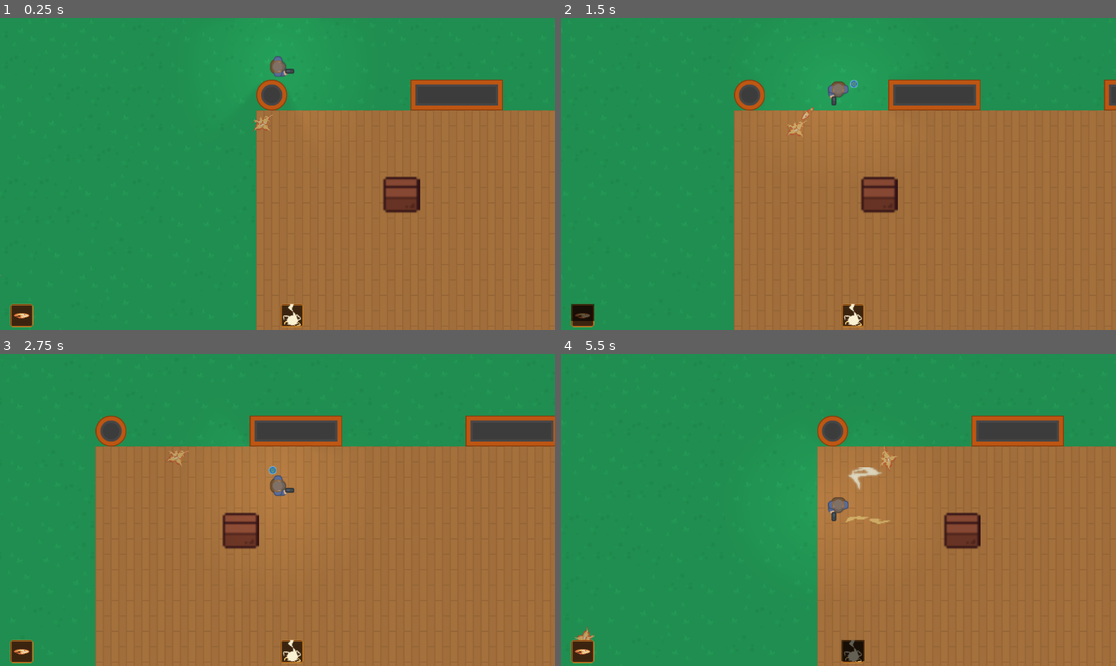
Above: before the commit, frames 1-4 (two rows, left to right).
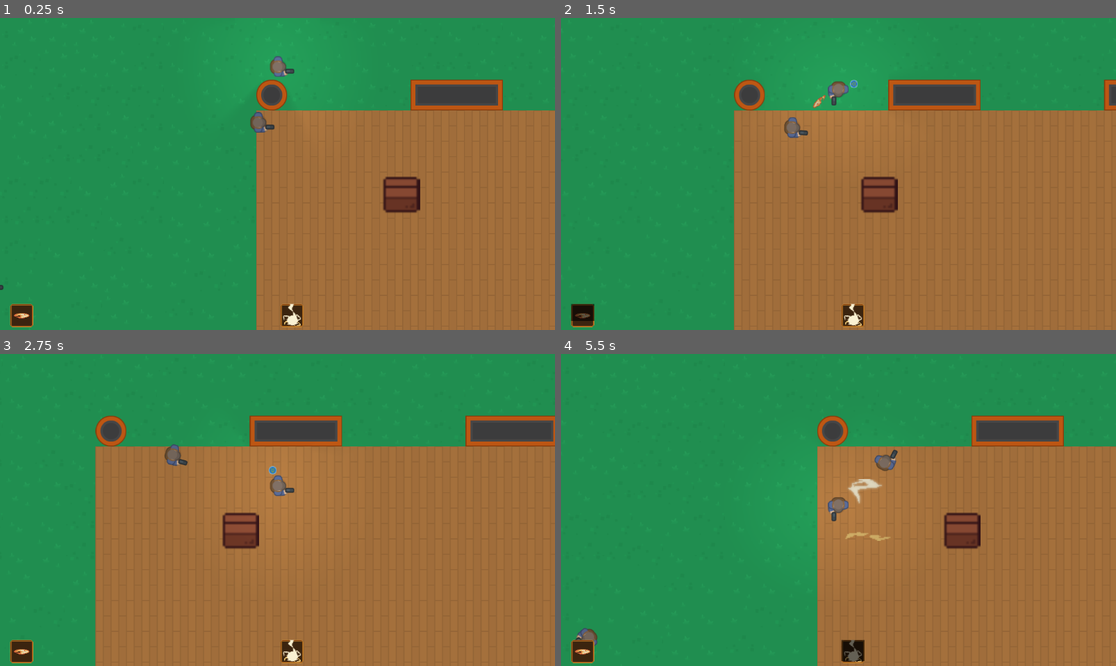
Above: after the commit, the same moments.

Repository: ChristopherDebray/godot_base
Game: Godot game, scene res://scenes/level/levels/level_test.tscn
The game is run twice, just before and just after one commit, with the same random seed, the same clock (stepped at 60 frames per second) and the same inputs.
Inputs (mouse positions are in pixels of both pictures, inside the frame that each line leads up to):
- Up to frame 1 (0.25 s): no input
- Up to frame 2 (1.5 s): move the mouse to (960, 158) at 0.52 s; hold D (right) 0.53-1.28 s; tap 3 (b_3_action) at 0.6 s; move the mouse to (727, 189) at 1.27 s; hold S (down) from 1.28 s (still down); click (727, 189) at 1.35 s
- Up to frame 3 (2.75 s): move the mouse to (333, 441) at 2.02 s; release S (down) at 2.03 s; hold D (right) from 2.03 s (still down); tap E (validate) at 2.1 s
- Up to frame 4 (5.5 s): move the mouse to (810, 572) at 2.77 s; release D (right) at 2.78 s; hold W (up) 2.78-3.53 s; tap 1 (x_1_action) at 2.85 s; move the mouse to (1005, 556) at 3.52 s; hold A (left) 3.53-5.03 s; tap 2 (y_2_action) at 3.6 s; move the mouse to (672, 463) at 4.27 s; tap 3 (b_3_action) at 4.35 s; move the mouse to (866, 510) at 5.02 s; hold S (down) from 5.03 s (still down); click (866, 510) at 5.1 s

The runs differ from the first frame. In frame 1, 0.2% of the frame differs, in the area x 0-50%, y 30-88%; in frame 2, 0.3%; in frame 3, 0.2%; in frame 4, 0.8%, in the area x 2-61%, y 29-94%.

Commit message:
change: now use ability instead of spell for all data  and base abilities

Diff:
--- a/autoloads/spell_cooldown_manager.gd
+++ b/autoloads/spell_cooldown_manager.gd
@@ -19,8 +19,8 @@
 	var remaining = _cooldowns[spellKey] - Time.get_ticks_msec() / 1000.0
 	return remaining <= 0
 
-func set_cooldown(spellName: String, duration: float):
-	_cooldowns[spellName] = duration
+func set_cooldown(abilityName: String, duration: float):
+	_cooldowns[abilityName] = duration
 
 func get_remaining(key: String) -> float:
 	if not _cooldowns.has(key):
--- a/autoloads/spells_manager.gd
+++ b/autoloads/spells_manager.gd
@@ -5,6 +5,7 @@
 	FIRE,
 	EARTH,
 	WIND,
+	PHYSICAL,
 }
 
 const SPELLS_ELEMENTS = {
@@ -19,7 +20,7 @@
 
 static func get_key_from_spell_name(name: String):
 	for key in SPELLS.keys():
-		var spell_data := SPELLS[key] as SpellData
+		var spell_data := SPELLS[key] as AbilityData
 		if spell_data and spell_data.name == name:
 			return key
 
--- /dev/null
+++ b/data/abilities/ability_data.gd
@@ -0,0 +1,19 @@
+extends Resource
+class_name AbilityData
+
+enum ABILITY_KIND { PROJECTILE, AOE, MELEE, HEAL, BUFF, DEBUFF }
+
+@export var name: String
+@export var cooldown: float = 0.5
+## Maginitude of the effect
+@export var magnitude: float = 1.0
+@export var range: float = 160.0
+@export var faction: String = "player"
+@export var kind: ABILITY_KIND = ABILITY_KIND.PROJECTILE
+@export var scene: PackedScene
+
+@export var damage: float = 0.0
+@export var aoe_damage: float = 0.0
+@export var main_element: SpellsManager.ELEMENTS
+## Optional, dot, slow, etc
+@export var effect: EffectData
--- a/data/spells/spell_ressources/firebolt.tres
+++ b/data/spells/spell_ressources/firebolt.tres
@@ -1,18 +1,17 @@
-[gd_resource type="Resource" script_class="SpellData" load_steps=4 format=3 uid="uid://duwdh0k37wgb5"]
+[gd_resource type="Resource" script_class="AbilityData" load_steps=3 format=3 uid="uid://duwdh0k37wgb5"]
 
-[ext_resource type="Script" uid="uid://diwutlct8ajdn" path="res://data/spells/spell_ressources/spell_data.gd" id="1_5frx1"]
-[ext_resource type="PackedScene" uid="uid://dhobulbu1frnr" path="res://scenes/spell_book/spell_scenes/firebolt.tscn" id="1_10ohq"]
-[ext_resource type="Resource" uid="uid://yd8ixi5k4xp6" path="res://data/spells/effect_ressources/freeze.tres" id="1_10qkg"]
+[ext_resource type="PackedScene" uid="uid://2ewejell8oks" path="res://scenes/spell_book/spell_scenes/firebolt.tscn" id="1_10ohq"]
+[ext_resource type="Script" uid="uid://dn3xcfj4pt4op" path="res://data/abilities/ability_data.gd" id="1_mfb84"]
 
 [resource]
-script = ExtResource("1_5frx1")
+script = ExtResource("1_mfb84")
 name = "firebolt"
+cooldown = 0.5
+magnitude = 1.0
+range = 30.0
+faction = "player"
+kind = 0
+scene = ExtResource("1_10ohq")
 damage = 5.0
 aoe_damage = 0.0
-cooldown = 0.5
-effect = ExtResource("1_10qkg")
-magnitude = 1.0
-range = 30.0
 main_element = 1
-scene = ExtResource("1_10ohq")
-metadata/_custom_type_script = "uid://diwutlct8ajdn"
--- a/data/spells/spell_ressources/ice_lance.tres
+++ b/data/spells/spell_ressources/ice_lance.tres
@@ -1,13 +1,15 @@
-[gd_resource type="Resource" script_class="SpellData" load_steps=2 format=3 uid="uid://02fk3wq0kekb"]
+[gd_resource type="Resource" script_class="AbilityData" load_steps=2 format=3 uid="uid://02fk3wq0kekb"]
 
-[ext_resource type="Script" uid="uid://diwutlct8ajdn" path="res://data/spells/spell_ressources/spell_data.gd" id="1_v8cpc"]
+[ext_resource type="Script" uid="uid://dn3xcfj4pt4op" path="res://data/abilities/ability_data.gd" id="1_lbrkc"]
 
 [resource]
-script = ExtResource("1_v8cpc")
-name = "Ice lance"
-damage = 10.5
+script = ExtResource("1_lbrkc")
+name = "ice lance"
 cooldown = 2.0
-effect = 2
 magnitude = 0.0
 range = 12.0
-metadata/_custom_type_script = "uid://diwutlct8ajdn"
+faction = "player"
+kind = 0
+damage = 10.5
+aoe_damage = 0.0
+main_element = 0
--- a/data/spells/spell_ressources/lightning.tres
+++ b/data/spells/spell_ressources/lightning.tres
@@ -1,18 +1,17 @@
-[gd_resource type="Resource" script_class="SpellData" load_steps=4 format=3 uid="uid://086pl2l2iel"]
+[gd_resource type="Resource" script_class="AbilityData" load_steps=3 format=3 uid="uid://086pl2l2iel"]
 
-[ext_resource type="Resource" uid="uid://b16585gw65apn" path="res://data/spells/effect_ressources/shock.tres" id="1_008yo"]
-[ext_resource type="Script" uid="uid://diwutlct8ajdn" path="res://data/spells/spell_ressources/spell_data.gd" id="1_gagiv"]
-[ext_resource type="PackedScene" uid="uid://cg7gwadaqhbcx" path="res://scenes/spell_book/spell_scenes/lightning.tscn" id="1_ohq35"]
+[ext_resource type="Script" uid="uid://dn3xcfj4pt4op" path="res://data/abilities/ability_data.gd" id="1_gagiv"]
+[ext_resource type="PackedScene" uid="uid://b3u4summtc5is" path="res://scenes/spell_book/spell_scenes/lightning.tscn" id="1_ohq35"]
 
 [resource]
 script = ExtResource("1_gagiv")
 name = "lightning"
+cooldown = 5.0
+magnitude = 0.0
+range = 30.0
+faction = "player"
+kind = 1
+scene = ExtResource("1_ohq35")
 damage = 0.0
 aoe_damage = 25.0
-cooldown = 5.0
-effect = ExtResource("1_008yo")
-magnitude = 0.0
-range = 30.0
 main_element = 3
-scene = ExtResource("1_ohq35")
-metadata/_custom_type_script = "uid://diwutlct8ajdn"
--- a/data/spells/spell_ressources/spell_data.gd
+++ /dev/null
@@ -1,12 +0,0 @@
-extends Resource
-class_name SpellData
-
-@export var name: String
-@export var damage: float
-@export var aoe_damage: float
-@export var cooldown: float
-@export var effect: EffectData
-@export var magnitude: float = 1
-@export var range: float
-@export var main_element: SpellsManager.ELEMENTS
-@export var scene: PackedScene
--- a/scenes/_damageable/damageable.gd
+++ b/scenes/_damageable/damageable.gd
@@ -24,7 +24,7 @@
 	active_effects = active_effects.filter(func(effect): return effect["remaining_time"] > 0)
 	update_fx_visual()
 
-func apply_elemental_damage(spellResource: SpellData, amount: float) -> void:
+func apply_elemental_damage(spellResource: AbilityData, amount: float) -> void:
 	if spellResource.main_element in immunity_elements:
 		print("Immune to damage of type", spellResource.name)
 		return
--- /dev/null
+++ b/scenes/ability/aoe_instant_ability.gd
@@ -0,0 +1,6 @@
+extends BaseAbility
+class_name AoeInstantAbility
+
+func init(ability_data: AbilityData, target_pos: Vector2) -> void:
+	initAbilityResource(ability_data)
+	global_position = target_pos
--- a/scenes/spell_book/spell_scenes/base_spell.gd
+++ b/scenes/ability/base_ability.gd
@@ -1,8 +1,8 @@
 extends Node2D
 
-class_name BaseSpell
+class_name BaseAbility
 
-@export var spellName: String
+@export var abilityName: String
 @export var aoe_enabled: bool = true
 var damage: float
 var aoe_damage: float
@@ -12,7 +12,7 @@
 
 var sender: Node
 var _has_hit: bool = false
-var spellResource: SpellData
+var abilityResource: AbilityData
 
 @onready var animated_sprite_2d: AnimatedSprite2D = $AnimatedSprite2D
 @onready var lifetime_timer: Timer = $LifetimeTimer
@@ -22,18 +22,18 @@
 func _ready():
 	lifetime_timer.start(duration)
 
-func initSpellResource(spell_data: SpellData) -> void:
-	spellResource = spell_data
-	damage = spell_data.damage
-	aoe_damage = spell_data.aoe_damage
-	effect = spell_data.effect
-	range = spell_data.range
+func initAbilityResource(ability_data: AbilityData) -> void:
+	abilityResource = ability_data
+	damage = ability_data.damage
+	aoe_damage = ability_data.aoe_damage
+	effect = ability_data.effect
+	range = ability_data.range
 
 func _on_hitbox_body_entered(body):
 	if body != sender:
-		on_spell_hit(body)
+		on_ability_hit(body)
 
-func on_spell_hit(body):
+func on_ability_hit(body):
 	if body is Damageable:
 		apply_damage_and_effect(body, damage)
 
@@ -55,19 +55,19 @@
 	return area_of_effect.monitoring
 
 func apply_damage_and_effect(target: Damageable, damageValue):
-	target.apply_elemental_damage(spellResource, damageValue)
+	target.apply_elemental_damage(abilityResource, damageValue)
 	if !effect:
 		return
 	target.apply_effect(effect)
 
-# Call the supercharged in the children
+## @abstract
 func on_hit():
 	pass
 
 func _on_lifetime_timer_timeout():
 	# Call the supercharged in the children
-	on_spell_timeout()
+	on_ability_timeout()
 
-# "Abstract" method, by default just delete the element but could be used for effect on duration over
-func on_spell_timeout():
+## @abstract: by default just delete the element but could be used for effect on duration over
+func on_ability_timeout():
 	queue_free()
--- a/scenes/spell_book/spell_scenes/base_spell.tscn
+++ b/scenes/ability/base_ability.tscn
@@ -1,9 +1,9 @@
-[gd_scene load_steps=2 format=3 uid="uid://dvi8nh3ajbj86"]
+[gd_scene load_steps=2 format=3 uid="uid://blec2pyy0f08v"]
 
-[ext_resource type="Script" uid="uid://q7jvubseryg7" path="res://scenes/spell_book/spell_scenes/firebolt.gd" id="1_krdjp"]
+[ext_resource type="Script" uid="uid://ci4tbsten4can" path="res://scenes/ability/base_ability.gd" id="1_2mqch"]
 
-[node name="BaseSpell" type="Node2D"]
-script = ExtResource("1_krdjp")
+[node name="BaseAbility" type="Node2D"]
+script = ExtResource("1_2mqch")
 
 [node name="AnimatedSprite2D" type="AnimatedSprite2D" parent="."]
 
--- a/scenes/spell_book/spell_scenes/projectile_spell.gd
+++ b/scenes/ability/projectile_ability.gd
@@ -1,12 +1,12 @@
-extends BaseSpell
-class_name ProjectileSpell
+extends BaseAbility
+class_name ProjectileAbility
 
 @export var SPEED: int = 400
 
 var _dir_of_travel: Vector2 = Vector2.ZERO
 
-func init(spell_data: SpellData, aim_direction: Vector2, start_pos: Vector2) -> void:
-	initSpellResource(spell_data)
+func init(ability_data: AbilityData, aim_direction: Vector2, start_pos: Vector2) -> void:
+	initAbilityResource(ability_data)
 	_dir_of_travel = aim_direction
 	global_position = start_pos
 
--- a/scenes/ennemy/Testemy/testemy.tscn
+++ b/scenes/ennemy/Testemy/testemy.tscn
@@ -1,8 +1,8 @@
-[gd_scene load_steps=9 format=3 uid="uid://nepya8lc2ghl"]
+[gd_scene load_steps=8 format=3 uid="uid://nepya8lc2ghl"]
 
 [ext_resource type="PackedScene" uid="uid://d31lqpkcyneij" path="res://scenes/ennemy/base_enemy.tscn" id="1_51n66"]
-[ext_resource type="Texture2D" uid="uid://ba1lbgia3l61q" path="res://assets/effects/Explosion SpriteSheet.png" id="2_5y7jq"]
 [ext_resource type="Script" uid="uid://bugmb51tkuwk" path="res://scenes/ennemy/behaviors/archer_behavior.gd" id="2_yxw5o"]
+[ext_resource type="Texture2D" uid="uid://cgt4jpv0c7c1r" path="res://assets/images/caracters/survivor1_gun.png" id="3_yxw5o"]
 
 [sub_resource type="Resource" id="Resource_4gsa1"]
 script = ExtResource("2_yxw5o")
@@ -12,31 +12,21 @@
 jitter = 0.25
 metadata/_custom_type_script = "uid://bugmb51tkuwk"
 
-[sub_resource type="AtlasTexture" id="AtlasTexture_5y7jq"]
-atlas = ExtResource("2_5y7jq")
-region = Rect2(192, 0, 64, 64)
-
-[sub_resource type="AtlasTexture" id="AtlasTexture_yxw5o"]
-atlas = ExtResource("2_5y7jq")
-region = Rect2(0, 64, 64, 64)
+[sub_resource type="CapsuleShape2D" id="CapsuleShape2D_yxw5o"]
+radius = 19.0
+height = 50.0
 
 [sub_resource type="AtlasTexture" id="AtlasTexture_4gsa1"]
-atlas = ExtResource("2_5y7jq")
-region = Rect2(64, 64, 64, 64)
+atlas = ExtResource("3_yxw5o")
+region = Rect2(0, 0, 51, 43)
 
 [sub_resource type="SpriteFrames" id="SpriteFrames_4gsa1"]
 animations = [{
 "frames": [{
 "duration": 1.0,
-"texture": SubResource("AtlasTexture_5y7jq")
-}, {
-"duration": 1.0,
-"texture": SubResource("AtlasTexture_yxw5o")
-}, {
-"duration": 1.0,
 "texture": SubResource("AtlasTexture_4gsa1")
 }],
-"loop": true,
+"loop": false,
 "name": &"default",
 "speed": 5.0
 }]
@@ -45,5 +35,9 @@
 behavior = SubResource("Resource_4gsa1")
 speed = 100.0
 
+[node name="CollisionShape2D" parent="." index="1"]
+position = Vector2(-7, 0)
+shape = SubResource("CapsuleShape2D_yxw5o")
+
 [node name="AnimatedSprite2D" parent="SpriteContainer" index="0"]
 sprite_frames = SubResource("SpriteFrames_4gsa1")
--- /dev/null
+++ b/scenes/ennemy/attacks/base_projectile.gd
@@ -0,0 +1,12 @@
+extends Node
+
+var projectile: PackedScene
+
+func shoot(_player_ref: Player, shooter_position: Vector2) -> void:
+	get_tree().root.add_child(instanciate_projectile(_player_ref, shooter_position))
+
+func instanciate_projectile(_player_ref: Player, shooter_position: Vector2) -> Node:
+	var target = _player_ref.global_position
+	var projectileInstance = projectile.instantiate()
+	projectileInstance.init(target, shooter_position)
+	return projectileInstance
--- a/scenes/ennemy/base_enemy.gd
+++ b/scenes/ennemy/base_enemy.gd
@@ -156,6 +156,7 @@
 
 	state = STATE.PATROLLING
 
+## Attack the player if possible / valid
 func perform_attack(delta: float) -> void:
 	if not _can_attack():
 		return
@@ -296,7 +297,6 @@
 	if state == STATE.IDLE:
 		_rotate_node_towards(self, global_position + _initial_facing_direction, delta)
 
-
 func _on_nav_agent_velocity_computed(safe_velocity: Vector2) -> void:
 	velocity = safe_velocity
 	move_and_slide()
--- a/scenes/ennemy/behaviors/archer_behavior.gd
+++ b/scenes/ennemy/behaviors/archer_behavior.gd
@@ -30,7 +30,3 @@
 	move += perp * _strafe_dir * strafe_bias
 
 	return move.normalized() * enemy.speed
-
-## By default the archer will only attack if player is at range
-func try_attack(enemy: BaseEnemy, delta: float) -> bool:
-	return is_in_attack_range(enemy)
--- a/scenes/ennemy/behaviors/enemy_behavior.gd
+++ b/scenes/ennemy/behaviors/enemy_behavior.gd
@@ -21,9 +21,9 @@
 	var target := compute_target(enemy)
 	return (target - enemy.global_position).normalized() * enemy.SPEED[enemy.state]
 
-## @abstract: used to indicate if enemy can attack (distance, etc)
+## @abstract: used to indicate if enemy can attack (by default check if enemy is in range)
 func try_attack(enemy: BaseEnemy, delta: float) -> bool:
-	return false
+	return is_in_attack_range(enemy)
 
 ## @abstract: Returns true if the player is in range of attack
 func is_in_attack_range(enemy: BaseEnemy) -> bool:
--- a/scenes/spell_book/spell_book.gd
+++ b/scenes/spell_book/spell_book.gd
@@ -1,3 +1,4 @@
+class_name SpellBook
 extends Node2D
 
 var spells: Dictionary = {}
@@ -9,7 +10,7 @@
 func _physics_process(_delta: float) -> void:
 	pass
 
-func get_spell_from_elements(elements: Array[SpellsManager.ELEMENTS]) -> SpellData:
+func get_spell_from_elements(elements: Array[SpellsManager.ELEMENTS]) -> AbilityData:
 	if elements.is_empty():
 		return null
 
@@ -20,7 +21,7 @@
 		return null
 
 	var spell = SpellsManager.SPELLS.get(spell_name)
-	return spell as SpellData
+	return spell as AbilityData
 
 func register_spell(elements: Array[int], data: Dictionary):
 	var key = elements.duplicate()
@@ -42,11 +43,11 @@
 	get_tree().root.add_child(spellInstance)
 	_register_cooldown(spell.name, spell.cooldown)
 
-func handle_spell_init(spellInstance: BaseSpell, aim_direction: Vector2):
-	var spellData: SpellData = SpellsManager.SPELLS[spellInstance.spellName]
-	if is_instance_of(spellInstance, ProjectileSpell):
+func handle_spell_init(spellInstance: BaseAbility, aim_direction: Vector2):
+	var spellData: AbilityData = SpellsManager.SPELLS[spellInstance.abilityName]
+	if is_instance_of(spellInstance, ProjectileAbility):
 		spellInstance.init(spellData, aim_direction, global_position)
-	elif is_instance_of(spellInstance, AoeInstantSpell):
+	elif is_instance_of(spellInstance, AoeInstantAbility):
 		spellInstance.init(spellData, get_global_mouse_position())
 
 func _can_cast(elementCombo: Array[SpellsManager.ELEMENTS], cooldown: float) -> bool:
@@ -56,8 +57,8 @@
 	var remaining = _cooldowns[key] - Time.get_ticks_msec() / 1000.0
 	return remaining <= 0
 
-func _register_cooldown(spellName: String, cooldown: float) -> void:
-	SpellCooldownManager.set_cooldown(spellName, Time.get_ticks_msec() / 1000.0 + cooldown)
+func _register_cooldown(abilityName: String, cooldown: float) -> void:
+	SpellCooldownManager.set_cooldown(abilityName, Time.get_ticks_msec() / 1000.0 + cooldown)
 
 func get_remaining_cooldown(combo: Array[SpellsManager.ELEMENTS]) -> float:
 	var key = _combo_key(combo)
--- a/scenes/spell_book/spell_scenes/aoe_instant_spell.gd
+++ /dev/null
@@ -1,6 +0,0 @@
-extends BaseSpell
-class_name AoeInstantSpell
-
-func init(spell_data: SpellData, target_pos: Vector2) -> void:
-	initSpellResource(spell_data)
-	global_position = target_pos
--- a/scenes/spell_book/spell_scenes/firebolt.gd
+++ b/scenes/spell_book/spell_scenes/firebolt.gd
@@ -1,4 +1,4 @@
-extends ProjectileSpell
+extends ProjectileAbility
 
 func _ready():
 	setup_on_ready()
@@ -9,4 +9,5 @@
 
 func _on_animated_sprite_2d_animation_finished() -> void:
 	if animated_sprite_2d.animation == "hit":
+		print('test')
 		queue_free()
--- a/scenes/spell_book/spell_scenes/firebolt.tscn
+++ b/scenes/spell_book/spell_scenes/firebolt.tscn
@@ -1,117 +1,104 @@
-[gd_scene load_steps=16 format=3 uid="uid://dhobulbu1frnr"]
+[gd_scene load_steps=15 format=3 uid="uid://2ewejell8oks"]
 
-[ext_resource type="PackedScene" uid="uid://dvi8nh3ajbj86" path="res://scenes/spell_book/spell_scenes/base_spell.tscn" id="1_g4hyk"]
+[ext_resource type="PackedScene" uid="uid://blec2pyy0f08v" path="res://scenes/ability/base_ability.tscn" id="1_oewwp"]
+[ext_resource type="Script" uid="uid://q7jvubseryg7" path="res://scenes/spell_book/spell_scenes/firebolt.gd" id="2_hysv0"]
 [ext_resource type="Texture2D" uid="uid://c53oglprnqbva" path="res://assets/spells/Firebolt SpriteSheet.png" id="2_kq6xw"]
 
-[sub_resource type="AtlasTexture" id="AtlasTexture_n30bg"]
+[sub_resource type="AtlasTexture" id="AtlasTexture_hysv0"]
 atlas = ExtResource("2_kq6xw")
 region = Rect2(240, 0, 48, 48)
 
-[sub_resource type="AtlasTexture" id="AtlasTexture_0jni6"]
+[sub_resource type="AtlasTexture" id="AtlasTexture_c3djm"]
 atlas = ExtResource("2_kq6xw")
 region = Rect2(288, 0, 48, 48)
 
-[sub_resource type="AtlasTexture" id="AtlasTexture_w5uvf"]
+[sub_resource type="AtlasTexture" id="AtlasTexture_akago"]
 atlas = ExtResource("2_kq6xw")
 region = Rect2(336, 0, 48, 48)
 
-[sub_resource type="AtlasTexture" id="AtlasTexture_ajhv7"]
+[sub_resource type="AtlasTexture" id="AtlasTexture_ryi1h"]
 atlas = ExtResource("2_kq6xw")
 region = Rect2(384, 0, 48, 48)
 
-[sub_resource type="AtlasTexture" id="AtlasTexture_im00y"]
+[sub_resource type="AtlasTexture" id="AtlasTexture_b1633"]
 atlas = ExtResource("2_kq6xw")
-region = Rect2(432, 0, 48, 48)
+region = Rect2(192, 0, 48, 48)
 
-[sub_resource type="AtlasTexture" id="AtlasTexture_qvx6v"]
-atlas = ExtResource("2_kq6xw")
-region = Rect2(480, 0, 48, 48)
-
-[sub_resource type="AtlasTexture" id="AtlasTexture_pj4qo"]
+[sub_resource type="AtlasTexture" id="AtlasTexture_4uao1"]
 atlas = ExtResource("2_kq6xw")
 region = Rect2(0, 0, 48, 48)
 
-[sub_resource type="AtlasTexture" id="AtlasTexture_trn3p"]
+[sub_resource type="AtlasTexture" id="AtlasTexture_kuaqm"]
 atlas = ExtResource("2_kq6xw")
 region = Rect2(48, 0, 48, 48)
 
-[sub_resource type="AtlasTexture" id="AtlasTexture_36ooi"]
+[sub_resource type="AtlasTexture" id="AtlasTexture_etng2"]
 atlas = ExtResource("2_kq6xw")
 region = Rect2(96, 0, 48, 48)
 
-[sub_resource type="AtlasTexture" id="AtlasTexture_3o7br"]
+[sub_resource type="AtlasTexture" id="AtlasTexture_x80od"]
 atlas = ExtResource("2_kq6xw")
 region = Rect2(144, 0, 48, 48)
 
-[sub_resource type="SpriteFrames" id="SpriteFrames_nuy3d"]
+[sub_resource type="SpriteFrames" id="SpriteFrames_oewwp"]
 animations = [{
 "frames": [{
 "duration": 1.0,
-"texture": SubResource("AtlasTexture_n30bg")
+"texture": SubResource("AtlasTexture_hysv0")
 }, {
 "duration": 1.0,
-"texture": SubResource("AtlasTexture_0jni6")
+"texture": SubResource("AtlasTexture_c3djm")
 }, {
 "duration": 1.0,
-"texture": SubResource("AtlasTexture_w5uvf")
+"texture": SubResource("AtlasTexture_akago")
 }, {
 "duration": 1.0,
-"texture": SubResource("AtlasTexture_ajhv7")
+"texture": SubResource("AtlasTexture_ryi1h")
 }, {
 "duration": 1.0,
-"texture": SubResource("AtlasTexture_im00y")
-}, {
-"duration": 1.0,
-"texture": SubResource("AtlasTexture_qvx6v")
+"texture": SubResource("AtlasTexture_b1633")
 }],
 "loop": false,
 "name": &"hit",
-"speed": 13.0
+"speed": 12.0
 }, {
 "frames": [{
 "duration": 1.0,
-"texture": SubResource("AtlasTexture_pj4qo")
+"texture": SubResource("AtlasTexture_4uao1")
 }, {
 "duration": 1.0,
-"texture": SubResource("AtlasTexture_trn3p")
+"texture": SubResource("AtlasTexture_kuaqm")
 }, {
 "duration": 1.0,
-"texture": SubResource("AtlasTexture_36ooi")
+"texture": SubResource("AtlasTexture_etng2")
 }, {
 "duration": 1.0,
-"texture": SubResource("AtlasTexture_3o7br")
+"texture": SubResource("AtlasTexture_x80od")
 }],
 "loop": true,
 "name": &"repeat",
-"speed": 13.0
+"speed": 12.0
 }]
 
-[sub_resource type="CapsuleShape2D" id="CapsuleShape2D_g4hyk"]
-height = 34.0
+[sub_resource type="CapsuleShape2D" id="CapsuleShape2D_0indg"]
+radius = 8.0
+height = 38.0
 
-[sub_resource type="CapsuleShape2D" id="CapsuleShape2D_kq6xw"]
-height = 34.0
-
-[node name="Firebolt" instance=ExtResource("1_g4hyk")]
-SPEED = 700
-spellName = "firebolt"
-aoe_enabled = false
+[node name="Firebolt" instance=ExtResource("1_oewwp")]
+script = ExtResource("2_hysv0")
+SPEED = 400
+abilityName = "firebolt"
 
 [node name="AnimatedSprite2D" parent="." index="0"]
-sprite_frames = SubResource("SpriteFrames_nuy3d")
-animation = &"hit"
+sprite_frames = SubResource("SpriteFrames_oewwp")
+animation = &"repeat"
+
+[node name="LifetimeTimer" parent="." index="1"]
+wait_time = 2.0
 
 [node name="CollisionShape2D" parent="Hitbox" index="0"]
-position = Vector2(6, 6)
-rotation = 1.57079
-shape = SubResource("CapsuleShape2D_g4hyk")
-
-[node name="AreaOfEffect" parent="." index="3"]
-monitoring = false
-
-[node name="CollisionShape2D" parent="AreaOfEffect" index="0"]
-position = Vector2(6, 6)
-rotation = 1.57079
-shape = SubResource("CapsuleShape2D_kq6xw")
+position = Vector2(5, 6)
+rotation = -1.57079
+shape = SubResource("CapsuleShape2D_0indg")
 
 [connection signal="animation_finished" from="AnimatedSprite2D" to="." method="_on_animated_sprite_2d_animation_finished"]
--- a/scenes/spell_book/spell_scenes/lightning.gd
+++ b/scenes/spell_book/spell_scenes/lightning.gd
@@ -1,4 +1,4 @@
-extends AoeInstantSpell
+extends AoeInstantAbility
 
 var _dir_of_travel: Vector2 = Vector2.ZERO
 const SPEED: float = 400.0
@@ -12,4 +12,5 @@
 
 func _on_animated_sprite_2d_frame_changed() -> void:
 	if animated_sprite_2d.frame >= 5 && !is_aoe_activated():
+		print('miaou')
 		activate_aoe()
--- a/scenes/spell_book/spell_scenes/lightning.tscn
+++ b/scenes/spell_book/spell_scenes/lightning.tscn
@@ -1,6 +1,6 @@
-[gd_scene load_steps=20 format=3 uid="uid://cg7gwadaqhbcx"]
+[gd_scene load_steps=19 format=3 uid="uid://b3u4summtc5is"]
 
-[ext_resource type="PackedScene" uid="uid://dvi8nh3ajbj86" path="res://scenes/spell_book/spell_scenes/base_spell.tscn" id="1_7iq0p"]
+[ext_resource type="PackedScene" uid="uid://blec2pyy0f08v" path="res://scenes/ability/base_ability.tscn" id="1_7iq0p"]
 [ext_resource type="Script" uid="uid://cmhr5kywdkg28" path="res://scenes/spell_book/spell_scenes/lightning.gd" id="2_bp2nl"]
 [ext_resource type="Texture2D" uid="uid://c32hu64fcwqu3" path="res://assets/spells/Thunderstrike w blur.png" id="2_kbevb"]
 
@@ -74,16 +74,16 @@
 "duration": 1.0,
 "texture": SubResource("AtlasTexture_krpa7")
 }, {
-"duration": 1.4,
+"duration": 1.0,
 "texture": SubResource("AtlasTexture_q1jxa")
 }, {
-"duration": 1.1,
+"duration": 1.0,
 "texture": SubResource("AtlasTexture_h2en0")
 }, {
-"duration": 1.1,
+"duration": 1.0,
 "texture": SubResource("AtlasTexture_xuqbl")
 }, {
-"duration": 1.1,
+"duration": 1.0,
 "texture": SubResource("AtlasTexture_0r6y3")
 }, {
 "duration": 1.0,
@@ -100,34 +100,29 @@
 }],
 "loop": false,
 "name": &"repeat",
-"speed": 13.0
+"speed": 12.0
 }]
 
-[sub_resource type="CircleShape2D" id="CircleShape2D_kbevb"]
-radius = 49.0
-
 [sub_resource type="CircleShape2D" id="CircleShape2D_bp2nl"]
-radius = 49.0
+radius = 95.021
 
 [node name="Lightning" instance=ExtResource("1_7iq0p")]
 script = ExtResource("2_bp2nl")
-spellName = "lightning"
+abilityName = "lightning"
 
 [node name="AnimatedSprite2D" parent="." index="0"]
-position = Vector2(0, -30)
-scale = Vector2(1.96461, 1.84441)
+scale = Vector2(2, 2)
 sprite_frames = SubResource("SpriteFrames_uifw5")
 animation = &"repeat"
-frame = 12
-frame_progress = 1.0
 
-[node name="CollisionShape2D" parent="Hitbox" index="0"]
-shape = SubResource("CircleShape2D_kbevb")
+[node name="LifetimeTimer" parent="." index="1"]
+wait_time = 2.0
 
 [node name="AreaOfEffect" parent="." index="3"]
 monitoring = false
 
 [node name="CollisionShape2D" parent="AreaOfEffect" index="0"]
+position = Vector2(-1, 44)
 shape = SubResource("CircleShape2D_bp2nl")
 
 [connection signal="animation_finished" from="AnimatedSprite2D" to="." method="_on_animated_sprite_2d_animation_finished"]
Not shown, added: data/abilities/ability_data.gd.uid
Not shown, removed: data/spells/spell_ressources/spell_data.gd.uid
Not shown, added: scenes/ability/aoe_instant_ability.gd.uid
Not shown, added: scenes/ability/base_ability.gd.uid
Not shown, added: scenes/ability/projectile_ability.gd.uid
Not shown, added: scenes/ennemy/attacks/base_projectile.gd.uid
Not shown, removed: scenes/spell_book/spell_scenes/aoe_instant_spell.gd.uid
Not shown, removed: scenes/spell_book/spell_scenes/base_spell.gd.uid
Not shown, removed: scenes/spell_book/spell_scenes/projectile_spell.gd.uid
